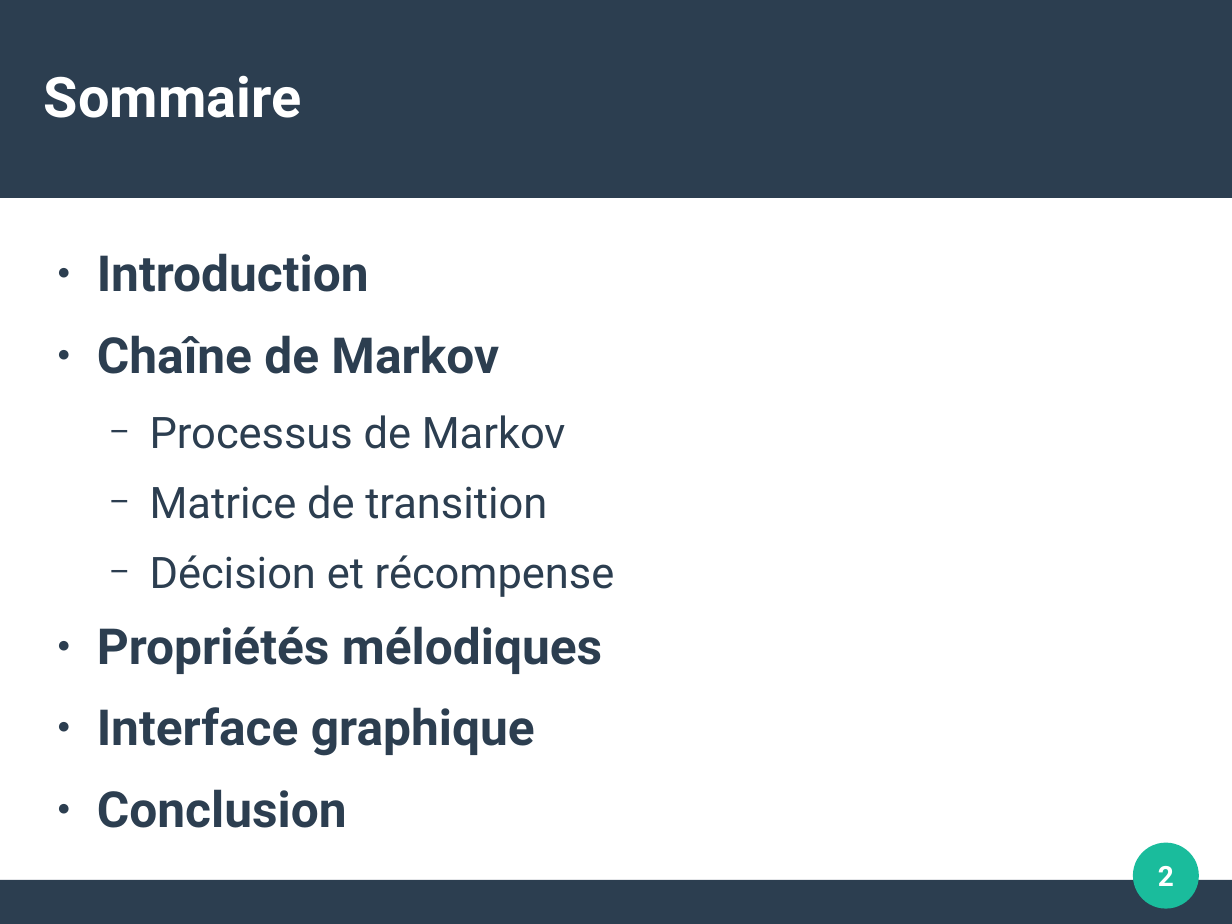
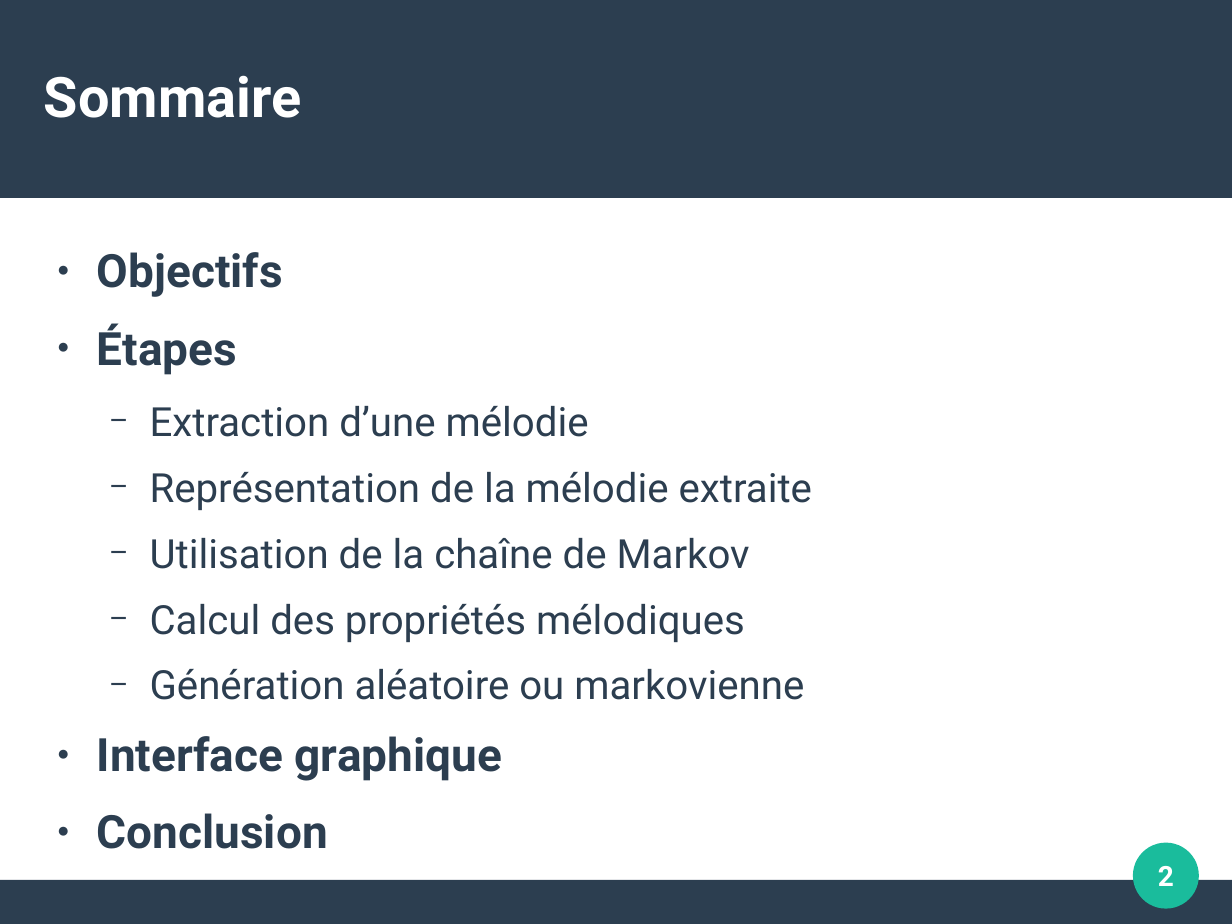
Before and after one commit to ThibautRoperch/ImproMusicale, a slide deck: slide 2 of Soutenance - Diapo.odp. Drawn at 1232x924 pixels with LibreOffice and Linux fonts; fonts in the diff are those of the drawing. Boxes give left, top, right and bottom in pixels: in the first picture for what was removed or moved away, otherwise in the second. Text is boxed around its words. In the diff, an @@ line names an element or a change of style, - is before the commit and + after.

```diff
--- a/Soutenance - Diapo.odp
+++ b/Soutenance - Diapo.odp
@@ text at [97, 252, 812, 700]: text changed; size 28 to 25.9 pt @@
-● Introduction
-● Chaîne de Markov
-  − Processus de Markov
-  − Matrice de transition
-  − Décision et récompense
-● Propriétés mélodiques
+● Objectifs
+● Étapes
+  − Extraction d’une mélodie
+  − Représentation de la mélodie extraite
+  − Utilisation de la chaîne de Markov
+  − Calcul des propriétés mélodiques
+  − Génération aléatoire ou markovienne
@@ text at [97, 736, 502, 849]: size 32 to 29.6 pt in "Interface graphique", "Conclusion" @@
```
Also in this commit, not shown: 7 other slides changed, 14 slides added, 3 slides removed, 8 other files.
